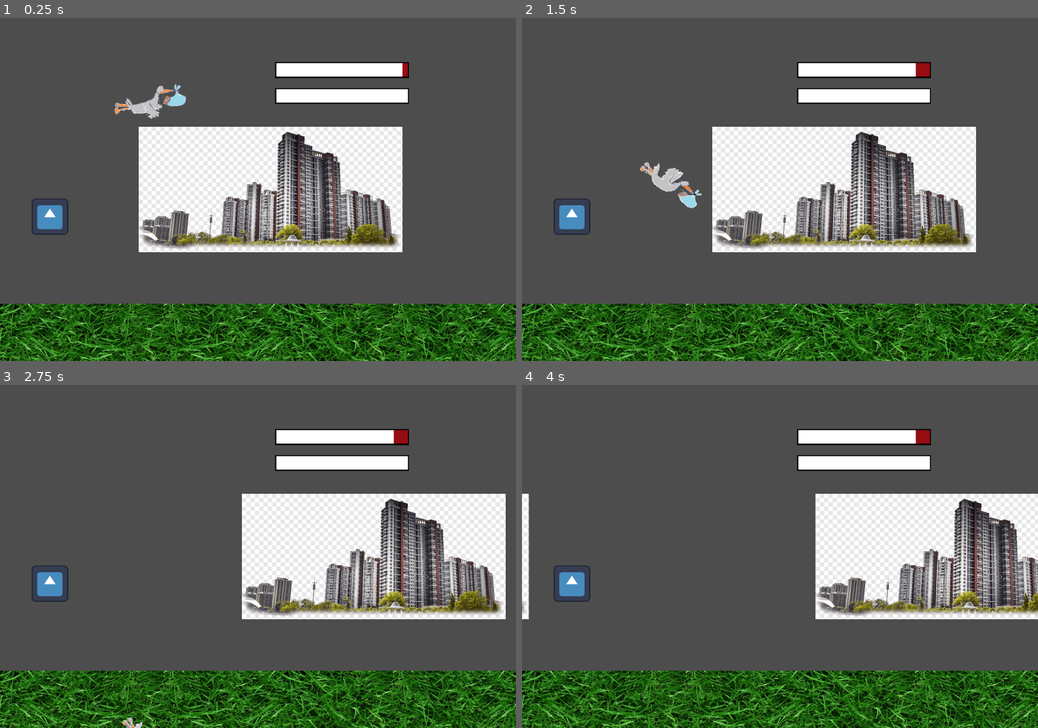
Above: before the commit, frames 1-4 (two rows, left to right).
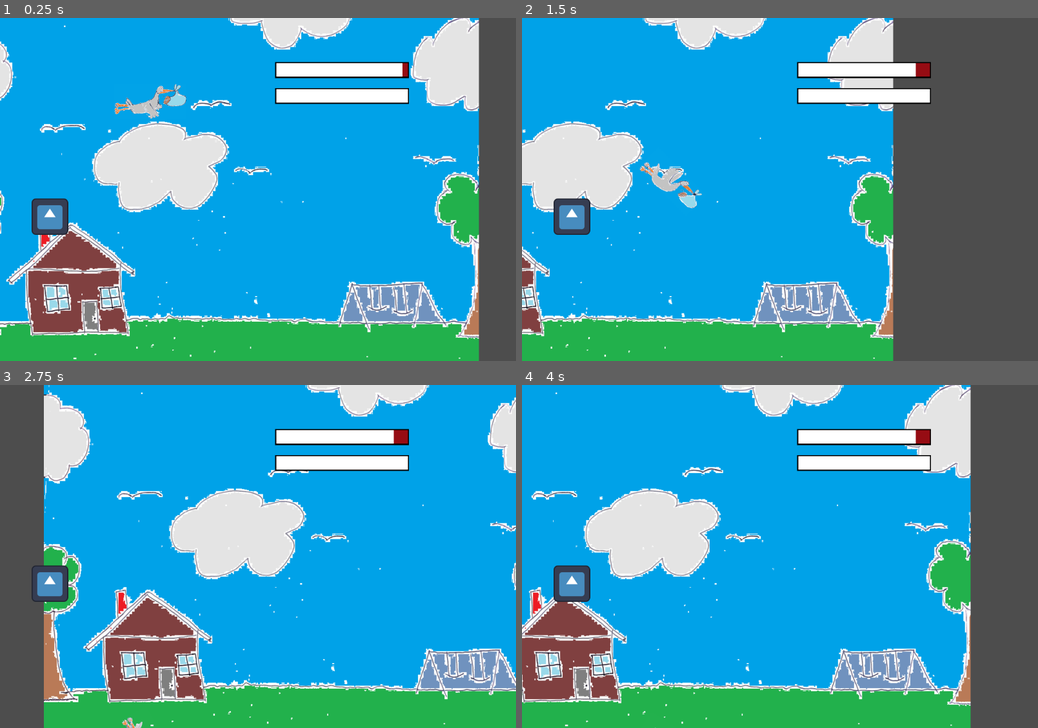
Above: after the commit, the same moments.

Repository: LiamMcBride/LudumeDare53
Game: Godot game, scene res://main_scene.tscn
Two runs of this game, one before a commit and one after it. Both use one fixed random seed, a clock stepped at 60 frames per second and the inputs below. The engine's default icon, where the game draws it, is replaced by a stand-in: a white triangle on a blue panel in a dark square.
Inputs:
- Up to frame 1 (0.25 s): no input
- Up to frame 2 (1.5 s): hold D (RIGHT) 0.53-1.28 s; hold S (DOWN) from 1.28 s (still down)
- Up to frame 3 (2.75 s): release S (DOWN) at 2.03 s; hold D (RIGHT) from 2.03 s (still down)
- Up to frame 4 (4 s): release D (RIGHT) at 2.78 s; hold W (UP) 2.78-3.53 s; hold A (LEFT) from 3.53 s (still down)

The runs differ from the first frame. In frame 1, 88% of the frame differs, in the area x 0-100%, y 0-100%; in frame 2, 79%; in frame 3, 89%; in frame 4, 90%.

Commit message:
asf

Diff:
--- a/BabyToGo/Ground.gd
+++ b/BabyToGo/Ground.gd
@@ -3,4 +3,4 @@
 
 # Called every frame. 'delta' is the elapsed time since the previous frame.
 func _process(delta):
-	motion_offset -= Vector2(100, 0)
+	motion_offset -= Vector2(5, 0)
--- a/BabyToGo/main_scene.tscn
+++ b/BabyToGo/main_scene.tscn
@@ -34,8 +34,6 @@
 distance = 100
 
 [node name="ParallaxBackground" parent="." instance=ExtResource("11_obbah")]
-offset = Vector2(2.08165e-12, 1800)
-transform = Transform2D(1, 0, 0, 1, 2.08165e-12, 1800)
 
 [node name="HealthBar" type="TextureProgressBar" parent="."]
 offset_left = 436.0
--- a/BabyToGo/parallax_background.tscn
+++ b/BabyToGo/parallax_background.tscn
@@ -1,27 +1,16 @@
-[gd_scene load_steps=5 format=3 uid="uid://icptik2vmfep"]
+[gd_scene load_steps=3 format=3 uid="uid://icptik2vmfep"]
 
-[ext_resource type="Texture2D" uid="uid://dykwbxm1ym76l" path="res://Assets/grass.jpeg" id="1_kilnc"]
-[ext_resource type="Script" path="res://Ground.gd" id="1_wev6g"]
-[ext_resource type="Texture2D" uid="uid://ghd71nieuj2" path="res://Assets/foreground.png" id="2_npdbi"]
-
-[sub_resource type="CanvasTexture" id="CanvasTexture_3by1u"]
-diffuse_texture = ExtResource("1_kilnc")
+[ext_resource type="Texture2D" uid="uid://db0vlmi8p3fya" path="res://Assets/Background.png" id="1_b216c"]
+[ext_resource type="Script" path="res://Ground.gd" id="1_oknji"]
 
 [node name="ParallaxBackground" type="ParallaxBackground"]
 
-[node name="BackGround" type="ParallaxLayer" parent="."]
-motion_mirroring = Vector2(1920, 2.08165e-12)
-script = ExtResource("1_wev6g")
+[node name="ParallaxLayer" type="ParallaxLayer" parent="."]
+position = Vector2(2.08165e-12, 500)
+scale = Vector2(1.75, 1.75)
+motion_mirroring = Vector2(1019, 2.08165e-12)
+script = ExtResource("1_oknji")
 
-[node name="Sprite2D" type="Sprite2D" parent="BackGround"]
-position = Vector2(2.08165e-12, 2.08165e-12)
-texture = ExtResource("2_npdbi")
-offset = Vector2(2.08165e-12, -1200)
-
-[node name="Ground" type="ParallaxLayer" parent="."]
-motion_mirroring = Vector2(1500, 2.08165e-12)
-script = ExtResource("1_wev6g")
-
-[node name="Sprite2D" type="Sprite2D" parent="Ground"]
-position = Vector2(2.08165e-12, 2.08165e-12)
-texture = SubResource("CanvasTexture_3by1u")
+[node name="Sprite2D" type="Sprite2D" parent="ParallaxLayer"]
+position = Vector2(769.714, 328.571)
+texture = ExtResource("1_b216c")
Binary file added: BabyToGo/Assets/Background.png
Not shown, added: BabyToGo/Assets/Background.png.import
